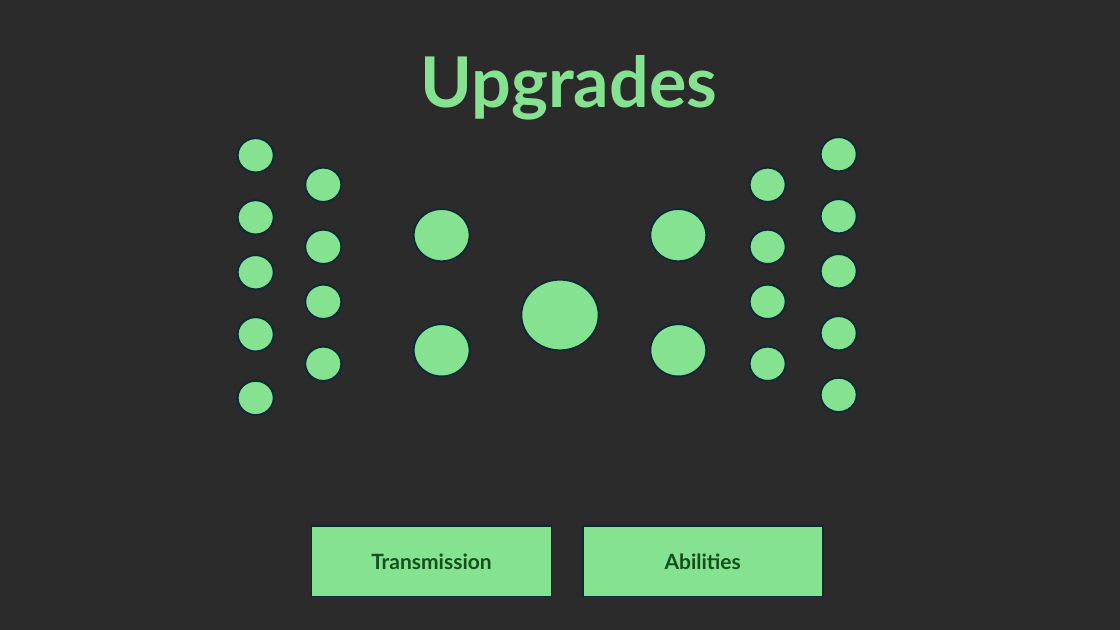
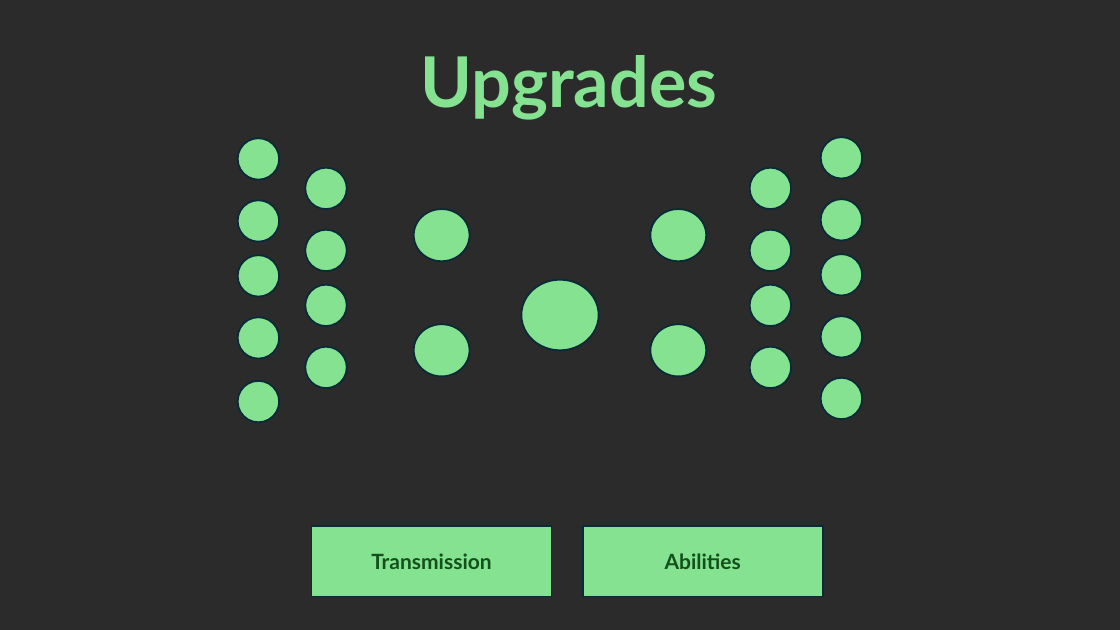
Before and after one commit to voidsf/virus-game, a slide deck: slide 4 of docs/mockup.pptx. Drawn at 1120x630 pixels with LibreOffice and Linux fonts; fonts in the diff are those of the drawing; background and template pictures are left out; a plain dark background stands for a picture behind light text. Boxes give left, top, right and bottom in pixels: in the first picture for what was removed or moved away, otherwise in the second. Text is boxed around its words. In the diff, an @@ line names an element or a change of style, - is before the commit and + after.

Commit message:
powerpoint update maybe

```diff
--- a/docs/mockup.pptx
+++ b/docs/mockup.pptx
@@ ellipse: place and size @@
-ellipse at box(238, 139, 274, 173)
+ellipse at box(238, 139, 279, 180)
@@ ellipse: place and size @@
-ellipse at box(821, 137, 857, 171)
+ellipse at box(821, 137, 862, 178)
@@ ellipse: place and size @@
-ellipse at box(305, 168, 341, 202)
+ellipse at box(305, 168, 346, 209)
@@ ellipse: place and size @@
-ellipse at box(749, 168, 786, 202)
+ellipse at box(749, 168, 791, 209)
@@ ellipse: place and size @@
-ellipse at box(238, 200, 274, 234)
+ellipse at box(238, 200, 279, 241)
@@ ellipse: place and size @@
-ellipse at box(821, 199, 857, 234)
+ellipse at box(821, 199, 862, 240)
@@ ellipse: place and size @@
-ellipse at box(305, 229, 341, 264)
+ellipse at box(305, 229, 346, 271)
@@ ellipse: place and size @@
-ellipse at box(749, 229, 786, 264)
+ellipse at box(749, 229, 791, 271)
@@ ellipse: place and size @@
-ellipse at box(238, 255, 274, 290)
+ellipse at box(238, 255, 279, 297)
@@ ellipse: place and size @@
-ellipse at box(821, 255, 857, 289)
+ellipse at box(821, 255, 862, 296)
@@ ellipse: place and size @@
-ellipse at box(305, 285, 341, 319)
+ellipse at box(305, 285, 346, 326)
@@ ellipse: place and size @@
-ellipse at box(749, 285, 786, 319)
+ellipse at box(749, 285, 791, 326)
@@ ellipse: place and size @@
-ellipse at box(238, 318, 274, 352)
+ellipse at box(238, 318, 279, 359)
@@ ellipse: place and size @@
-ellipse at box(821, 316, 857, 350)
+ellipse at box(821, 316, 862, 357)
@@ ellipse: place and size @@
-ellipse at box(305, 347, 341, 381)
+ellipse at box(305, 347, 346, 388)
@@ ellipse: place and size @@
-ellipse at box(749, 347, 786, 381)
+ellipse at box(749, 347, 791, 388)
@@ ellipse: place and size @@
-ellipse at box(238, 381, 274, 415)
+ellipse at box(238, 381, 279, 422)
@@ ellipse: place and size @@
-ellipse at box(821, 378, 857, 413)
+ellipse at box(821, 378, 862, 419)
```
